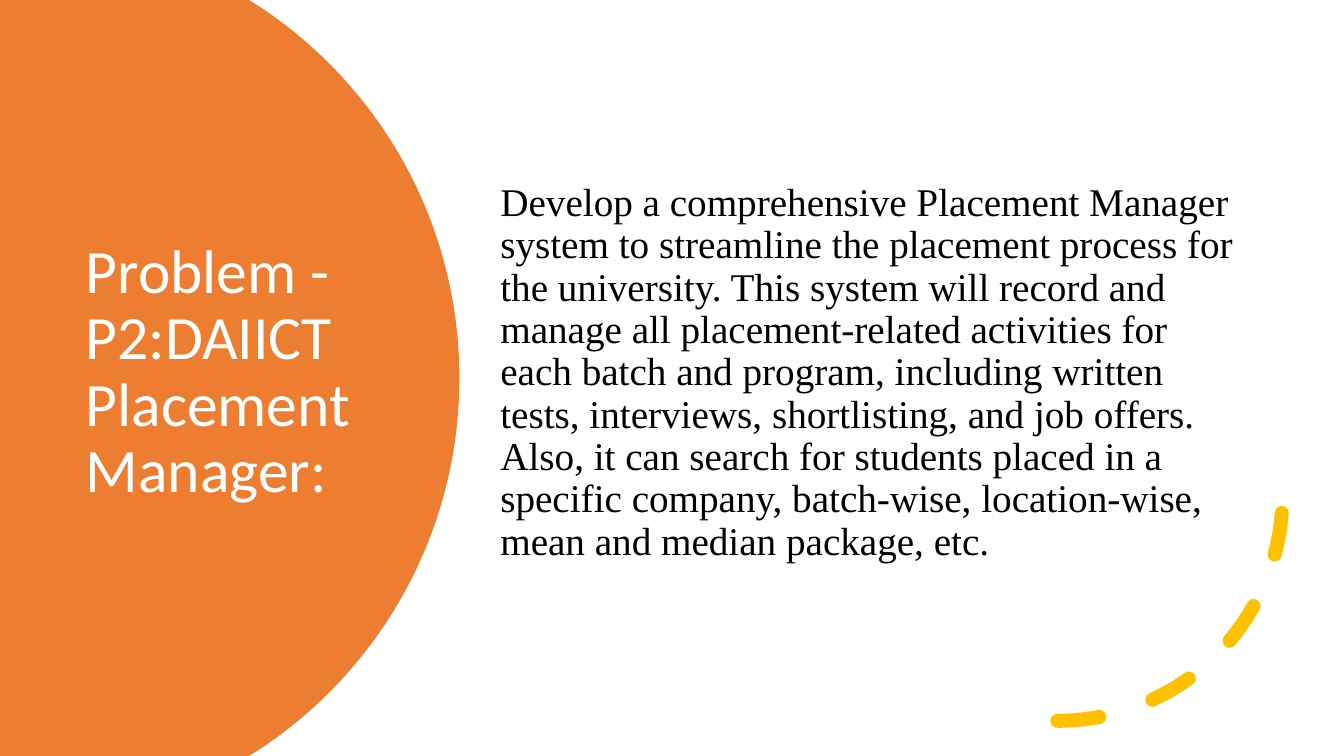
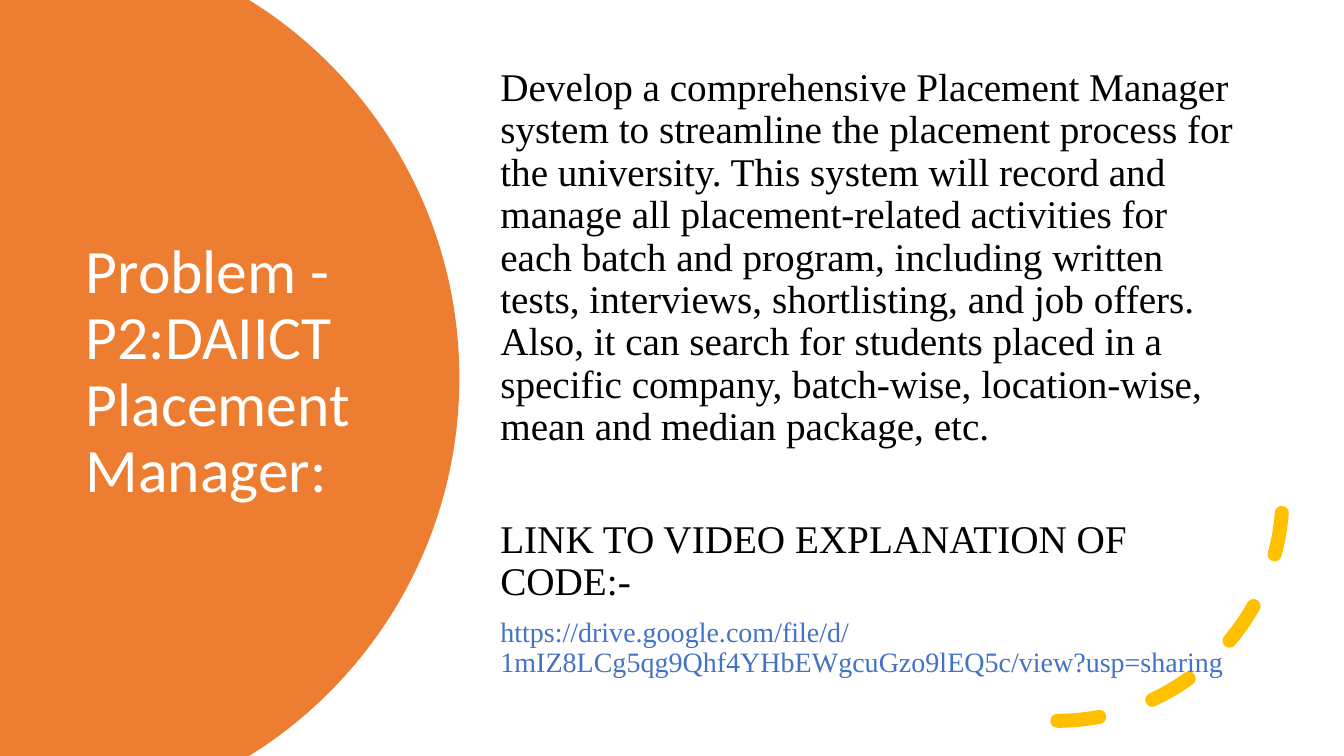
Before and after one commit to TOAORUDRA-01/CAPSTONE-PRJ-Placement-manager-policy-, a slide deck: slide 3 of Project details/Capstone PPT.pptx. Drawn at 1344x756 pixels with LibreOffice and Linux fonts; fonts in the diff are those of the drawing. Boxes give left, top, right and bottom in pixels: in the first picture for what was removed or moved away, otherwise in the second. Text is boxed around its words. In the diff, an @@ line names an element or a change of style, - is before the commit and + after.

Commit message:
FINAL edit

```diff
--- a/Project details/Capstone PPT.pptx
+++ b/Project details/Capstone PPT.pptx
@@ text at [500, 527, 1223, 677]: paragraphs added @@
+LINK TO VIDEO EXPLANATION OF CODE:-
+https://drive.google.com/file/d/1mIZ8LCg5qg9Qhf4YHbEWgcuGzo9lEQ5c/view?usp=sharing
```
